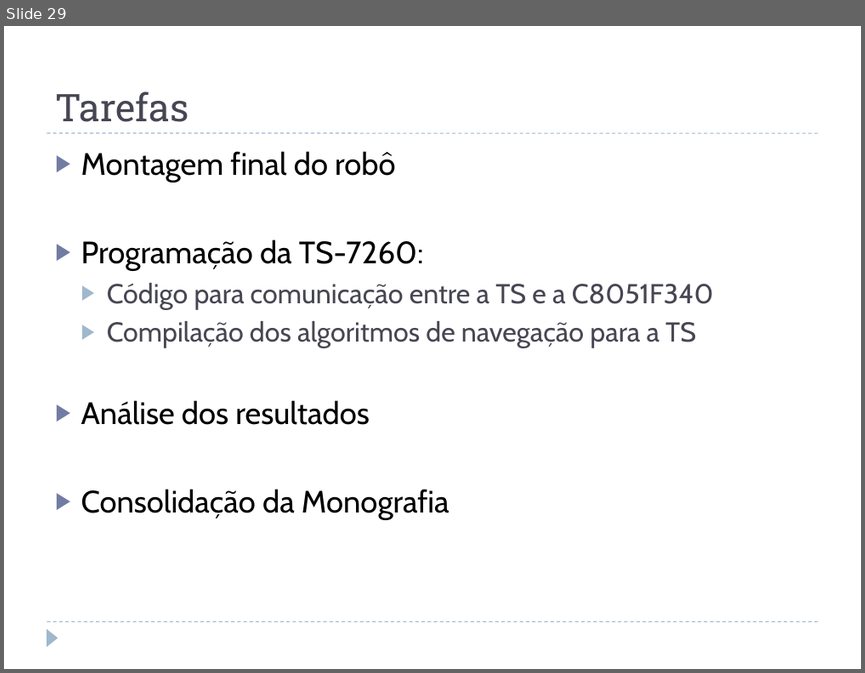
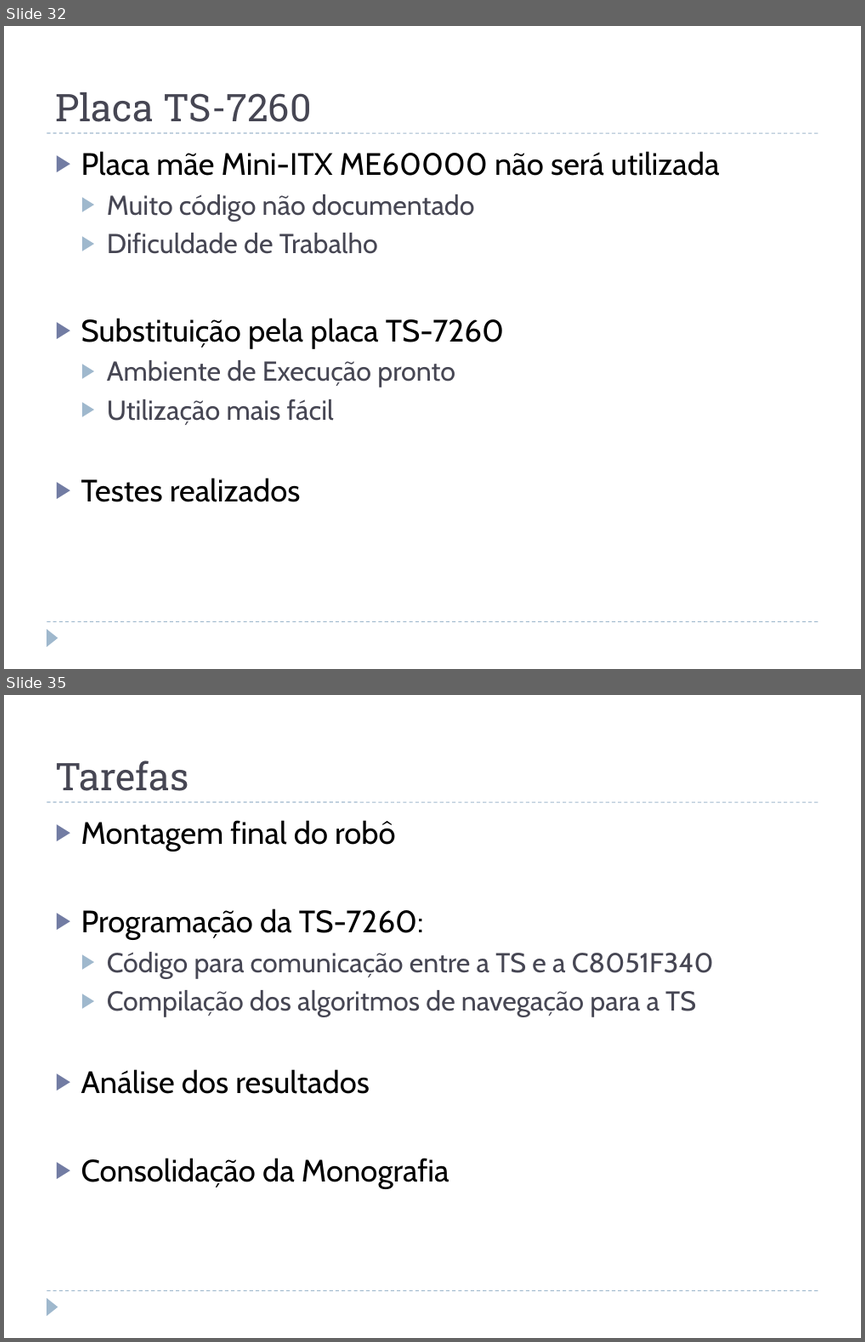
Before and after one commit to jcnborges/TCC, a slide deck: qualificacao.pptx. Shown one above the other, each under a label of ours: slide 29 before the commit, slides 32 and 35 after it; the slides between them are not shown. The pictures are 865x673 and 865x1342 pixels, drawn with LibreOffice and Linux fonts; fonts in the diff are those of the drawing. Boxes give left, top, right and bottom in pixels: in the first picture for what was removed or moved away, otherwise in the second. Text is boxed around its words. In the diff, an @@ line names an element or a change of style, - is before the commit and + after.

```diff
--- a/qualificacao.pptx
+++ b/qualificacao.pptx
@@ slide 32 added at (x1=4, y1=26, x2=861, y2=669), background #FFFFFF; not listed: 3 template elements that a slide beside it also shows @@
@@ title added at (x1=55, y1=92, x2=311, y2=122), 32 pt, text #464653 @@
+Placa TS-7260
@@ text added at (x1=81, y1=151, x2=720, y2=502), 23 pt, text #464653 @@
+▶ Placa mãe Mini-ITX ME60000 não será utilizada
+  ▶ Muito código não documentado
+  ▶ Dificuldade de Trabalho
+▶ Substituição pela placa TS-7260
+  ▶ Ambiente de Execução pronto
+  ▶ Utilização mais fácil
+▶ Testes realizados
@@ what was slide 29 is now slide 35 @@
```
Also in this commit, not shown: 4 slides changed, 5 other slides added.
